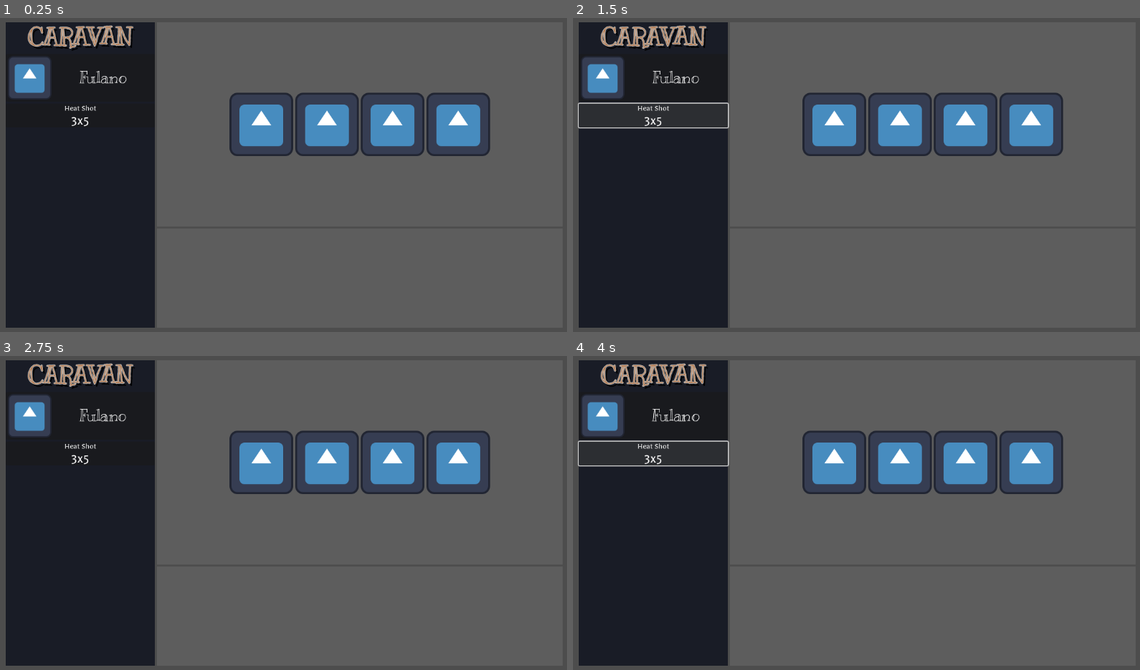
Above: before the commit, frames 1-4 (two rows, left to right).
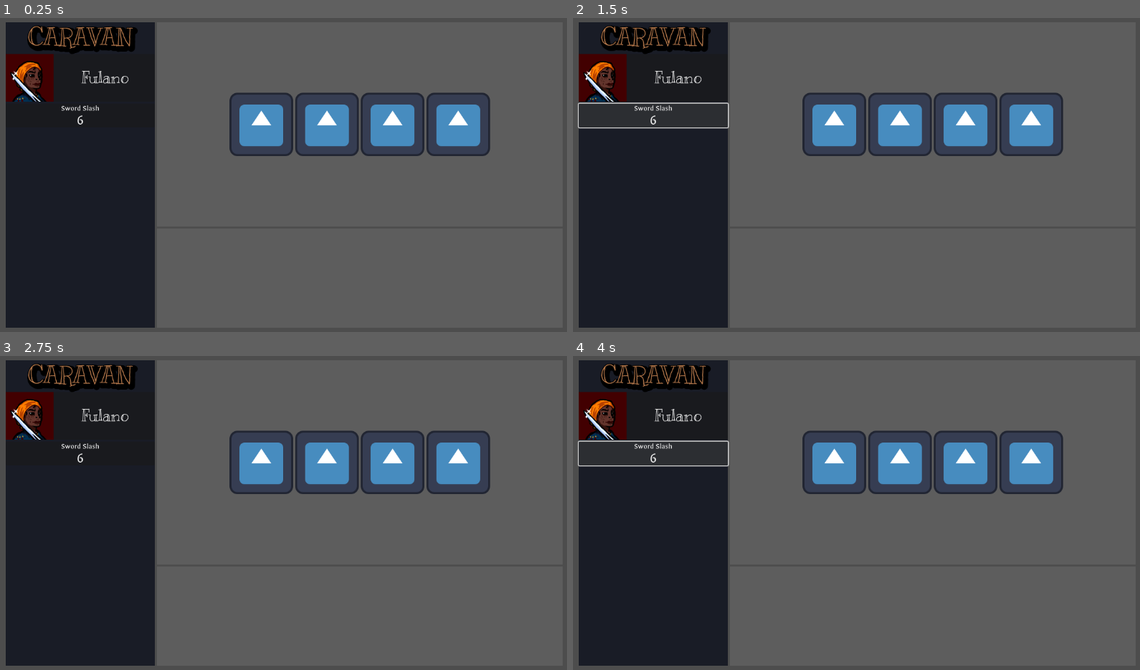
Above: after the commit, the same moments.

Repository: Kyure4/Saltworld
Game: Godot game, scene res://Main/combat_scene.tscn
Two runs of this game, one before a commit and one after it. Both use one fixed random seed, a clock stepped at 60 frames per second and the inputs below. The project has no main scene, so this scene is started directly. The engine's default icon, where the game draws it, is replaced by a stand-in: a white triangle on a blue panel in a dark square.
Inputs (mouse positions are in pixels of both pictures, inside the frame that each line leads up to):
- Up to frame 1 (0.25 s): no input
- Up to frame 2 (1.5 s): click (652, 77) at 0.5 s; click (652, 115) at 1.25 s
- Up to frame 3 (2.75 s): click (260, 462) at 2.02 s
- Up to frame 4 (4 s): click (652, 415) at 2.75 s; click (652, 453) at 3.5 s

The runs differ from the first frame. In frame 1, 2.8% of the frame differs, in the area x 1-25%, y 2-35%; in frame 2, 2.8%; in frame 3, 2.8%; in frame 4, 2.8%.

Commit message:
Portrait icons and HUD changes

Diff:
--- a/HUDs/combat_hud.tscn
+++ b/HUDs/combat_hud.tscn
@@ -41,15 +41,15 @@
 layout_mode = 2
 mouse_default_cursor_shape = 2
 theme_override_colors/default_color = Color(0.724461, 0.481647, 0.302272, 1)
-theme_override_colors/font_outline_color = Color(0.74558, 0.74558, 0.74558, 1)
 theme_override_colors/font_shadow_color = Color(0, 0, 0, 1)
 theme_override_constants/outline_size = 5
 theme_override_constants/shadow_offset_y = 5
 theme_override_constants/shadow_offset_x = 4
+theme_override_constants/shadow_outline_size = 24
 theme_override_fonts/normal_font = ExtResource("2_t0s5s")
 theme_override_font_sizes/normal_font_size = 48
 bbcode_enabled = true
-text = "[wave]CARAVAN"
+text = "CARAVAN"
 fit_content = true
 scroll_active = false
 horizontal_alignment = 1
@@ -102,5 +102,3 @@
 [node name="ColorRect" type="ColorRect" parent="MainContainer/GameContainer/DiceMargin"]
 layout_mode = 2
 color = Color(0.462745, 0.462745, 0.462745, 0.403922)
-
-[editable path="MainContainer/CommandMargin/CommandContainer/CharacterManager/PlayableCharacter"]
--- a/playableCharacters/playable_character.tscn
+++ b/playableCharacters/playable_character.tscn
@@ -1,11 +1,11 @@
 [gd_scene load_steps=7 format=3 uid="uid://b536r2gax3bjy"]
 
 [ext_resource type="PackedScene" uid="uid://dfg0bhtlex6qs" path="res://character/character.tscn" id="1_uunfs"]
-[ext_resource type="Texture2D" uid="uid://1dr22j4i2uvp" path="res://icon.svg" id="2_5rvvd"]
 [ext_resource type="Script" uid="uid://c6witxbf7n873" path="res://playableCharacters/playable_character.gd" id="2_w66dx"]
+[ext_resource type="Texture2D" uid="uid://dpt0gdajgtjue" path="res://character/Portraits/Lady.png" id="3_q5tw7"]
 [ext_resource type="PackedScene" uid="uid://cjf2wrjel12gf" path="res://HUDs/AttackCommandButton/attack_command_button.tscn" id="3_w66dx"]
 [ext_resource type="FontFile" uid="uid://du5ds84ax3yhn" path="res://Theme/Kranky-Regular.ttf" id="4_q5tw7"]
-[ext_resource type="Resource" uid="uid://bexxj864qhrf1" path="res://Skills/PlayerSkills/heat_shot.tres" id="5_q5tw7"]
+[ext_resource type="Resource" uid="uid://gs7g8chskasc" path="res://Skills/PlayerSkills/sword_slash.tres" id="6_q5tw7"]
 
 [node name="PlayableCharacter" instance=ExtResource("1_uunfs")]
 custom_minimum_size = Vector2(256, 96)
@@ -13,6 +13,7 @@
 offset_bottom = 96.0
 size_flags_horizontal = 3
 script = ExtResource("2_w66dx")
+metadata/_edit_horizontal_guides_ = [96.0]
 
 [node name="MainMargin" type="MarginContainer" parent="." index="0"]
 layout_mode = 0
@@ -31,19 +32,25 @@
 layout_mode = 2
 
 [node name="CharacterButtonContentMargin" type="MarginContainer" parent="MainMargin/MainContainer/CharacterButtonContainer" index="1"]
+custom_minimum_size = Vector2(0, 96)
 layout_mode = 2
-theme_override_constants/margin_left = 4
-theme_override_constants/margin_top = 4
-theme_override_constants/margin_right = 4
-theme_override_constants/margin_bottom = 4
+size_flags_vertical = 0
 
 [node name="CharacterButtonContentContainer" type="HBoxContainer" parent="MainMargin/MainContainer/CharacterButtonContainer/CharacterButtonContentMargin" index="0"]
 layout_mode = 2
 
-[node name="CharacterIcon" type="TextureRect" parent="MainMargin/MainContainer/CharacterButtonContainer/CharacterButtonContentMargin/CharacterButtonContentContainer" index="0"]
+[node name="MarginContainer" type="MarginContainer" parent="MainMargin/MainContainer/CharacterButtonContainer/CharacterButtonContentMargin/CharacterButtonContentContainer" index="0"]
+custom_minimum_size = Vector2(96, 96)
 layout_mode = 2
-texture = ExtResource("2_5rvvd")
-expand_mode = 3
+
+[node name="ColorRect" type="ColorRect" parent="MainMargin/MainContainer/CharacterButtonContainer/CharacterButtonContentMargin/CharacterButtonContentContainer/MarginContainer" index="0"]
+layout_mode = 2
+color = Color(0.26, 0, 0.00433327, 1)
+
+[node name="CharacterIcon" type="TextureRect" parent="MainMargin/MainContainer/CharacterButtonContainer/CharacterButtonContentMargin/CharacterButtonContentContainer/MarginContainer" index="1"]
+layout_mode = 2
+texture = ExtResource("3_q5tw7")
+stretch_mode = 3
 
 [node name="CharacterLabel" type="RichTextLabel" parent="MainMargin/MainContainer/CharacterButtonContainer/CharacterButtonContentMargin/CharacterButtonContentContainer" index="1"]
 clip_contents = false
@@ -53,11 +60,11 @@
 theme_override_fonts/normal_font = ExtResource("4_q5tw7")
 theme_override_font_sizes/normal_font_size = 32
 bbcode_enabled = true
-text = "[shake]Fulano"
+text = "Fulano"
 fit_content = true
 horizontal_alignment = 1
 vertical_alignment = 1
 
 [node name="AttackCommandButton" parent="MainMargin/MainContainer" index="1" instance=ExtResource("3_w66dx")]
 layout_mode = 2
-assigned_skill = ExtResource("5_q5tw7")
+assigned_skill = ExtResource("6_q5tw7")
Binary file added: HUDs/Assets/character_portrait.png
Not shown, added: HUDs/Assets/character_portrait.png.import
Binary file added: character/Portraits/Baldie.png
Not shown, added: character/Portraits/Baldie.png.import
Binary file added: character/Portraits/Eater.png
Not shown, added: character/Portraits/Eater.png.import
Binary file added: character/Portraits/King.png
Not shown, added: character/Portraits/King.png.import
Binary file added: character/Portraits/Lady.png
Not shown, added: character/Portraits/Lady.png.import
Binary file added: character/Portraits/Lazaro.png
Not shown, added: character/Portraits/Lazaro.png.import
(and 4 more such lines)
